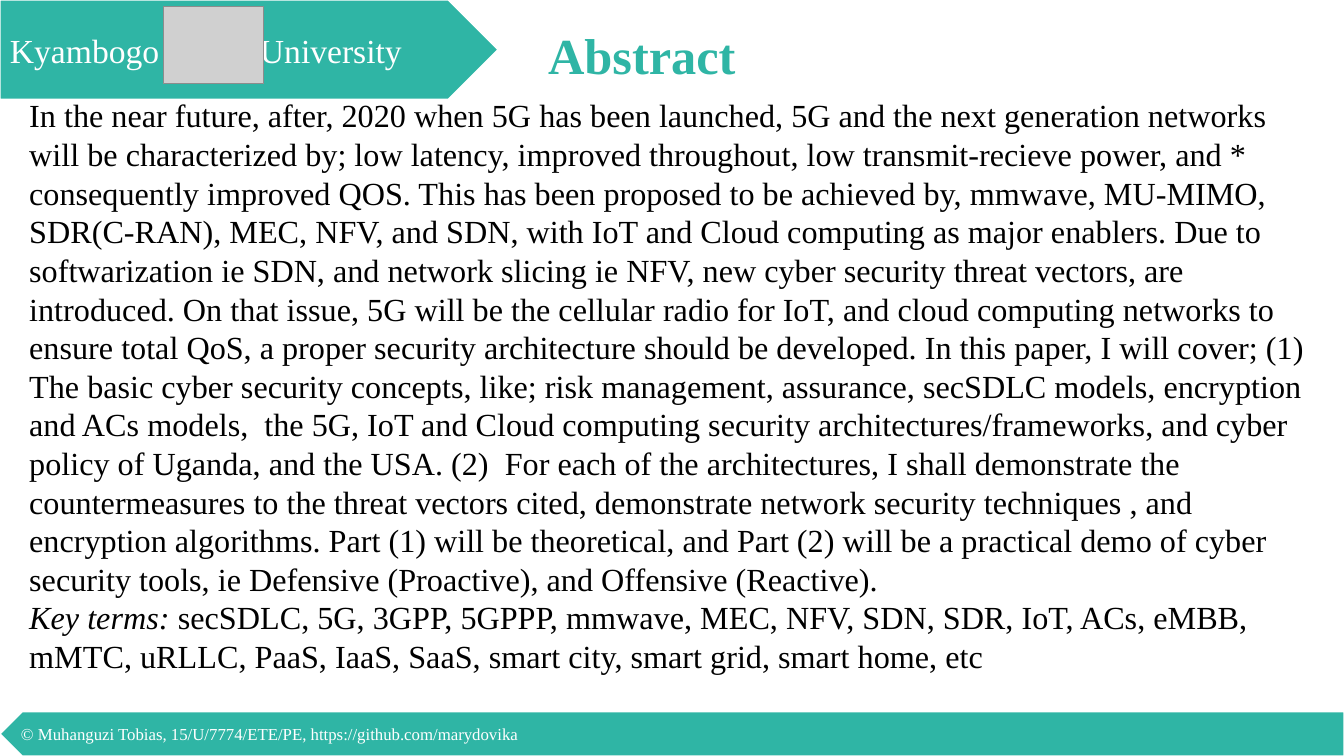
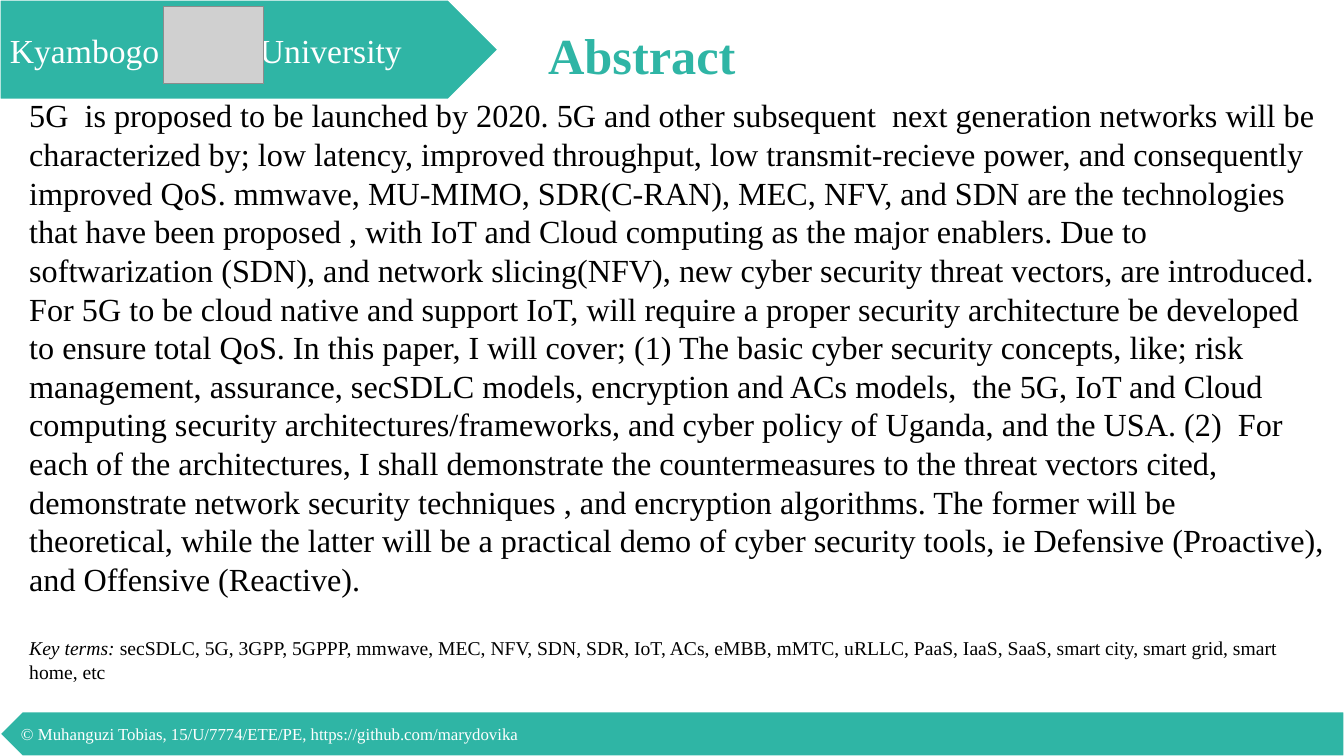
Before and after one commit to marydovika/Cyber-Security-Project-for-5G-IoT-Cloud-NFC, a slide deck: slide 2 of presentations/proposalPresentation.pptx. Drawn at 1344x756 pixels with LibreOffice and Linux fonts; fonts in the diff are those of the drawing; grey boxes stand for pictures. Boxes give left, top, right and bottom in pixels: in the first picture for what was removed or moved away, otherwise in the second. Text is boxed around its words. In the diff, an @@ line names an element or a change of style, - is before the commit and + after.

```diff
--- a/presentations/proposalPresentation.pptx
+++ b/presentations/proposalPresentation.pptx
@@ text at (29, 104, 1323, 598): text changed @@
-In the near future, after, 2020 when 5G has been launched, 5G and the next generation networks will be characterized by; low latency, improved throughout, low transmit-recieve power, and * consequently improved QOS. This has been proposed to be achieved by, mmwave, MU-MIMO, SDR(C-RAN), MEC, NFV, and SDN, with IoT and Cloud computing as major enablers. Due to softwarization ie SDN, and network slicing ie NFV, new cyber security threat vectors, are introduced. On that issue, 5G will be the cellular radio for IoT, and cloud computing networks to ensure total QoS, a proper security architecture should be developed. In this paper, I will cover; (1) The basic cyber security concepts, like; risk management, assurance, secSDLC models, encryption and ACs models, the 5G, IoT and Cloud computing security architectures/frameworks, and cyber policy of Uganda, and the USA. (2) For each of the architectures, I shall demonstrate the countermeasures to the threat vectors cited, demonstrate network security techniques , and encryption algorithms. Part (1) will be theoretical, and Part (2) will be a practical demo of cyber security tools, ie Defensive (Proactive), and Offensive (Reactive).
+5G is proposed to be launched by 2020. 5G and other subsequent next generation networks will be characterized by; low latency, improved throughput, low transmit-recieve power, and consequently improved QoS. mmwave, MU-MIMO, SDR(C-RAN), MEC, NFV, and SDN are the technologies that have been proposed , with IoT and Cloud computing as the major enablers. Due to softwarization (SDN), and network slicing(NFV), new cyber security threat vectors, are introduced. For 5G to be cloud native and support IoT, will require a proper security architecture be developed to ensure total QoS. In this paper, I will cover; (1) The basic cyber security concepts, like; risk management, assurance, secSDLC models, encryption and ACs models, the 5G, IoT and Cloud computing security architectures/frameworks, and cyber policy of Uganda, and the USA. (2) For each of the architectures, I shall demonstrate the countermeasures to the threat vectors cited, demonstrate network security techniques , and encryption algorithms. The former will be theoretical, while the latter will be a practical demo of cyber security tools, ie Defensive (Proactive), and Offensive (Reactive).
@@ text at (29, 641, 1277, 682): size 23 to 14 pt in "Key terms: secSDLC, 5G, 3GPP, 5GPPP, mmwave, ..." @@
```
Also in this commit, not shown: 15 other slides changed, 11 slides removed.
